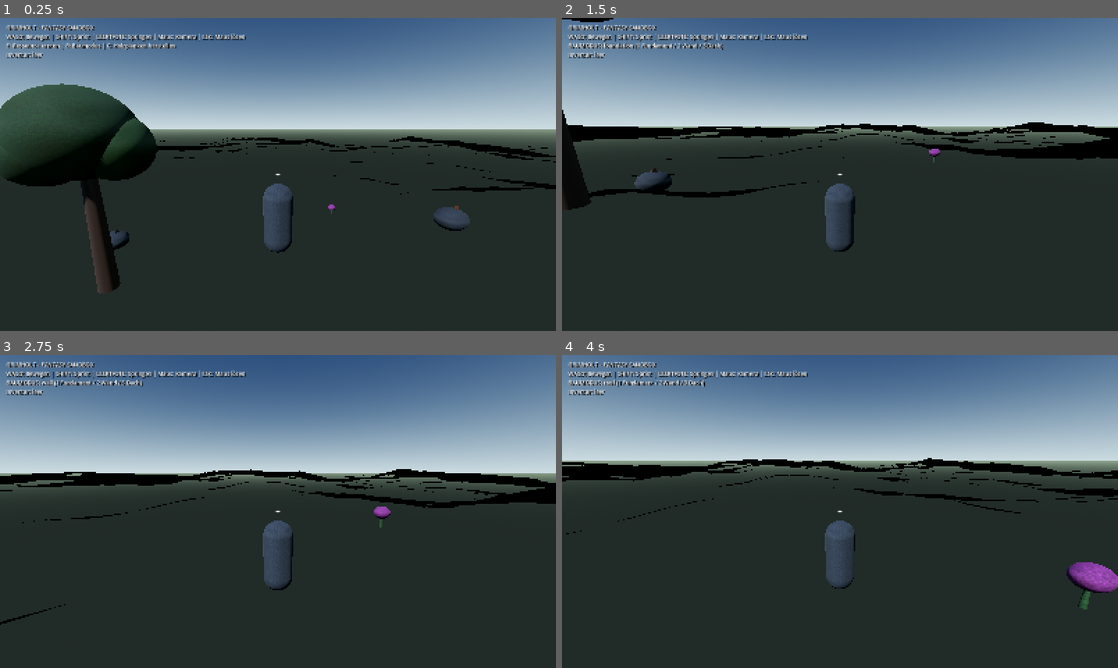
Above: before the commit, frames 1-4 (two rows, left to right).
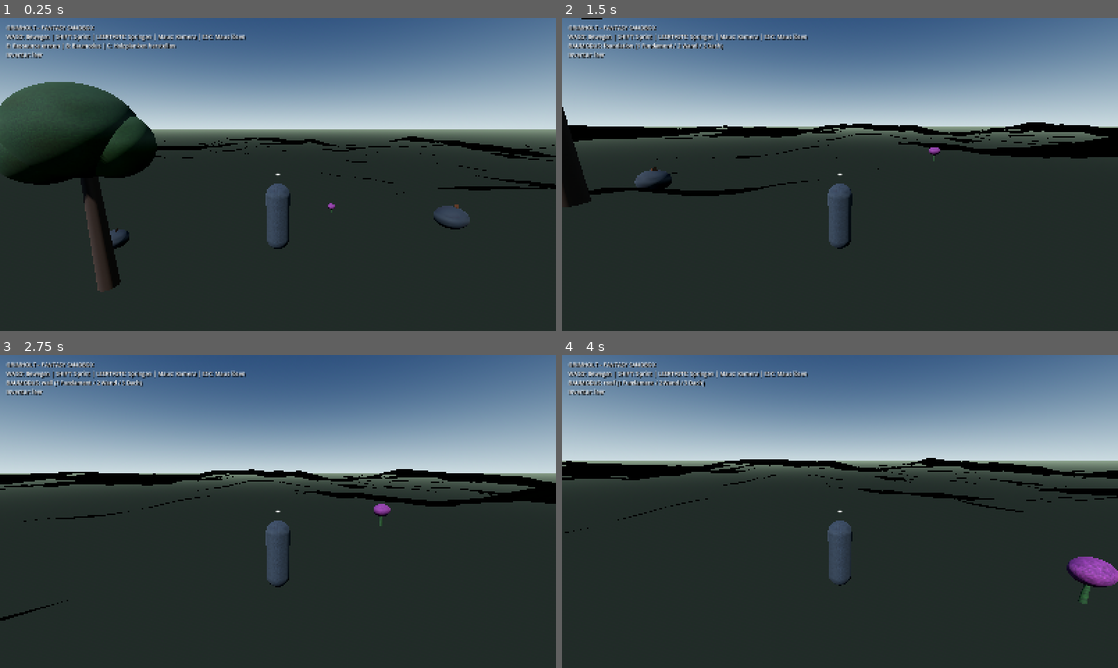
Above: after the commit, the same moments.

Repository: HazelTheSquirrel/Grimholt-Test
Game: Godot game, scene res://scenes/main.tscn
The game is run twice, just before and just after one commit, with the same random seed, the same clock (stepped at 60 frames per second) and the same inputs.
Inputs (mouse positions are in pixels of both pictures, inside the frame that each line leads up to):
- Up to frame 1 (0.25 s): no input
- Up to frame 2 (1.5 s): tap Enter at 0.5 s; move the mouse to (867, 174) at 0.52 s; hold W (move_forward) from 0.53 s (still down); tap B at 0.6 s; click (867, 174) at 0.67 s; tap Space at 0.77 s; move the mouse to (812, 174) at 1.27 s; tap 1 at 1.35 s
- Up to frame 3 (2.75 s): keep holding W (move_forward); tap Space at 1.52 s; move the mouse to (289, 505) at 2.02 s; tap 2 at 2.1 s
- Up to frame 4 (4 s): keep holding W (move_forward); move the mouse to (834, 517) at 2.77 s; tap 3 at 2.85 s; click (834, 517) at 2.92 s; tap Space at 3.02, 3.77 s; move the mouse to (878, 514) at 3.52 s; tap C at 3.6 s

The runs differ from the first frame. In frame 1, 1.4% of the frame differs, in the area x 0-100%, y 20-88%; in frame 2, 1.6%; in frame 3, 1.5%; in frame 4, 1.9%, in the area x 0-100%, y 32-82%.

Commit message:
Resize player collision and visible body to 1.70 meters

Diff:
--- a/Grimholt/scenes/main.tscn
+++ b/Grimholt/scenes/main.tscn
@@ -7,12 +7,12 @@
 [ext_resource type="Script" path="res://scripts/systems/inventory.gd" id="5_inventory"]
 
 [sub_resource type="CapsuleShape3D" id="Capsule_player"]
-radius = 0.38
-height = 1.8
+radius = 0.30
+height = 1.70
 
 [sub_resource type="CapsuleMesh" id="CapsuleMesh_player"]
-radius = 0.36
-height = 1.75
+radius = 0.29
+height = 1.68
 
 [node name="Grimholt" type="Node3D"]
 script = ExtResource("1_main")
@@ -36,11 +36,11 @@
 floor_max_angle = 0.872665
 
 [node name="CollisionShape3D" type="CollisionShape3D" parent="Player"]
-position = Vector3(0, 0.9, 0)
+position = Vector3(0, 0.85, 0)
 shape = SubResource("Capsule_player")
 
 [node name="BodyVisual" type="MeshInstance3D" parent="Player"]
-position = Vector3(0, 0.9, 0)
+position = Vector3(0, 0.84, 0)
 mesh = SubResource("CapsuleMesh_player")
 
 [node name="CameraPivot" type="Node3D" parent="Player"]
@@ -48,7 +48,7 @@
 rotation = Vector3(-0.20944, 0, 0)
 
 [node name="Camera3D" type="Camera3D" parent="Player/CameraPivot"]
-position = Vector3(0, 0.45, 5.2)
+position = Vector3(0, 0.35, 5.2)
 fov = 72.0
 current = true
 
